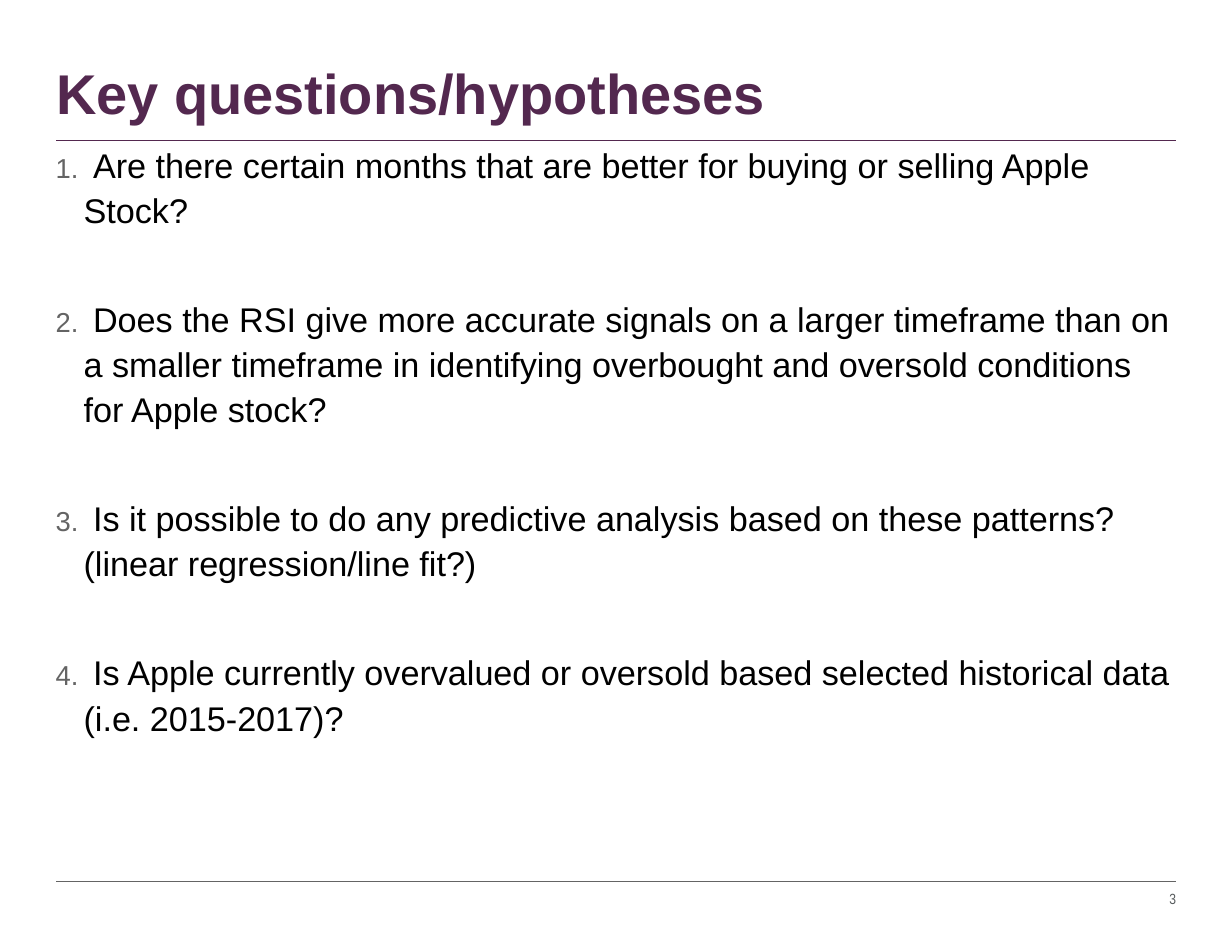
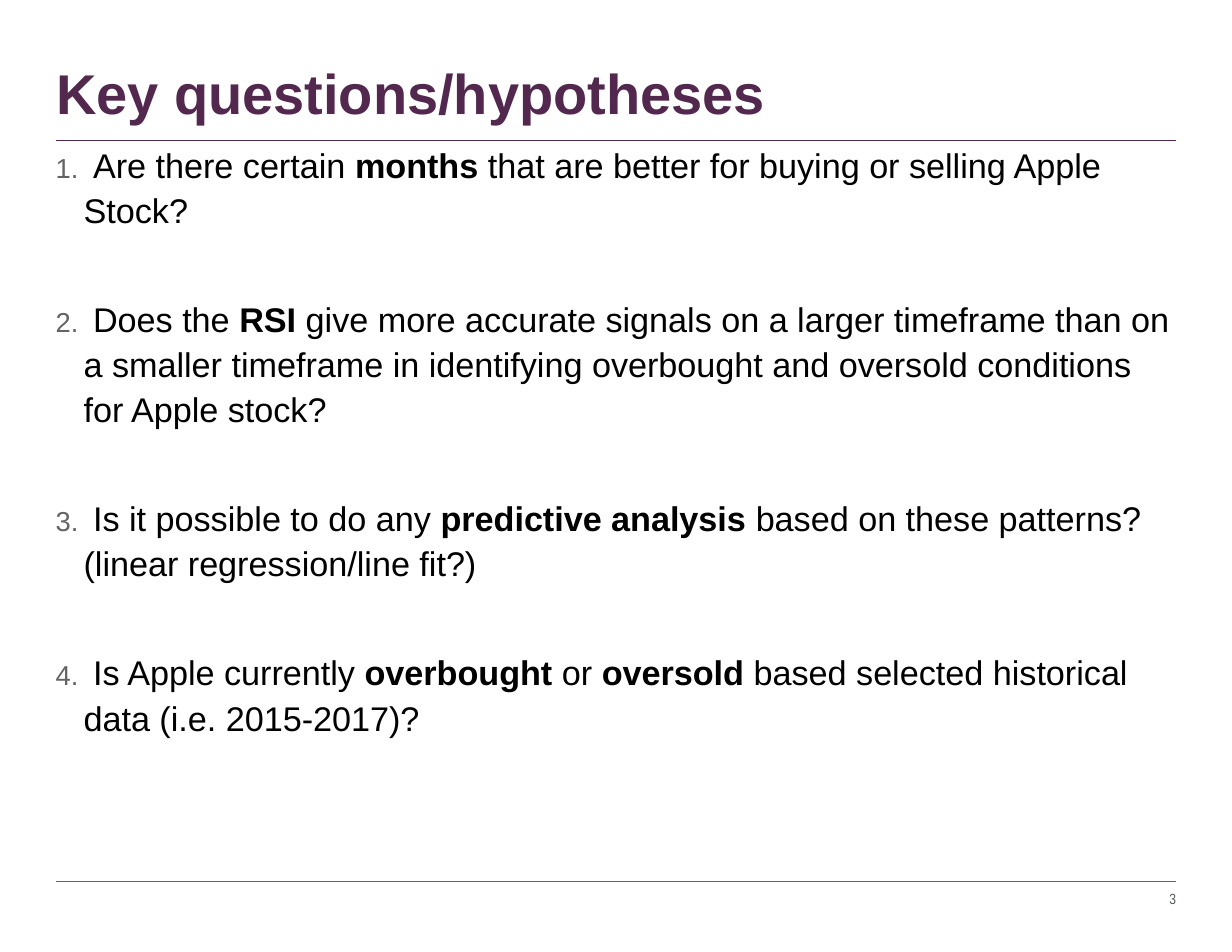
Before and after one commit to timothyyu/pr1-apple-stock-analysis, a slide deck: slide 3 of DataScience Project-One_Rutgers.pptx. Drawn at 1232x952 pixels with LibreOffice and Linux fonts; fonts in the diff are those of the drawing. Boxes give left, top, right and bottom in pixels: in the first picture for what was removed or moved away, otherwise in the second. Text is boxed around its words. In the diff, an @@ line names an element or a change of style, - is before the commit and + after.

Commit message:
further updates to summary.txt and ppt. analysis questions state 2 of 4

```diff
--- a/DataScience Project-One_Rutgers.pptx
+++ b/DataScience Project-One_Rutgers.pptx
@@ text at (84,153,1169,583): bold on in "months", "RSI", "predictive analysis" @@
@@ text at (84,660,1128,737): text changed @@
-4. Is Apple currently overvalued or oversold based selected historical data (i.e. 2015-2017)?
+4. Is Apple currently overbought or oversold based selected historical data (i.e. 2015-2017)?
```
Also in this commit, not shown: 6 other slides changed, 1 other file.
